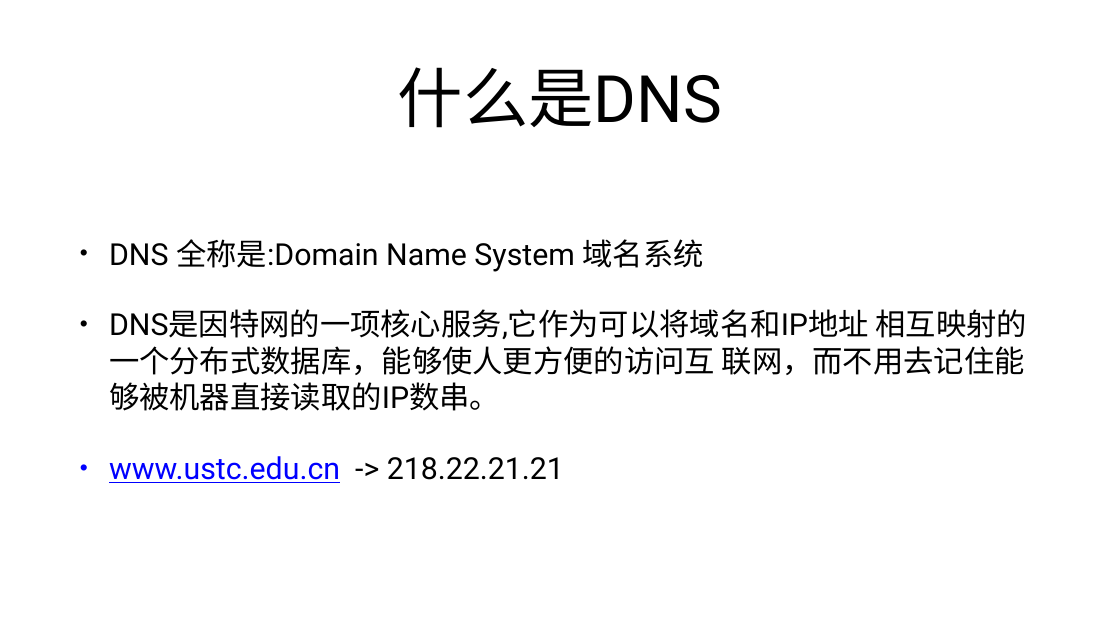
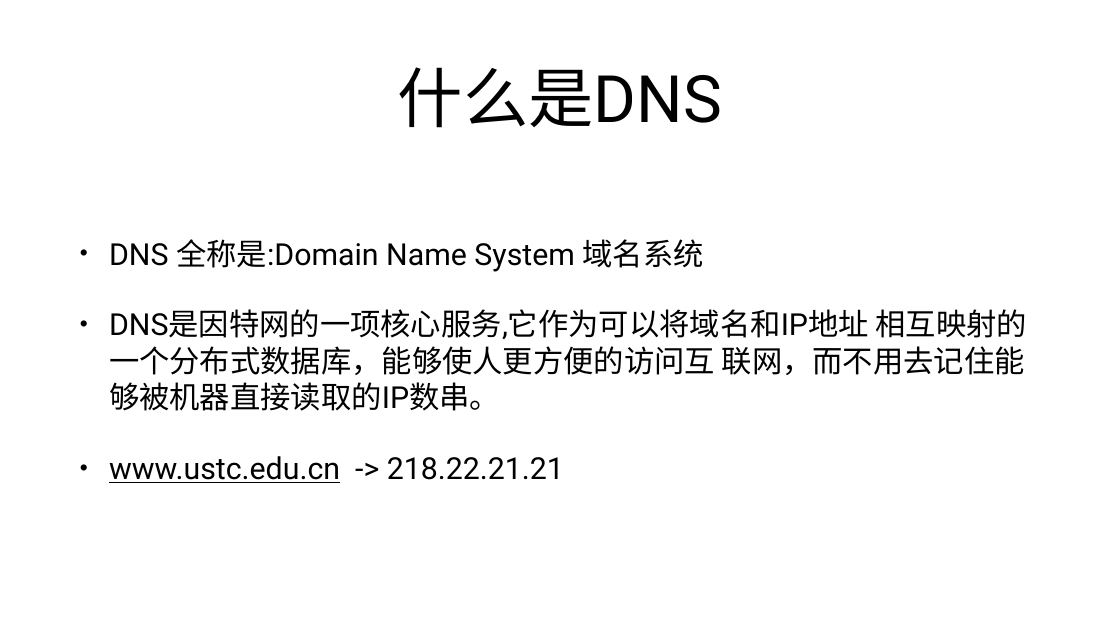
Before and after one commit to mengning/net, a slide deck: slide 2 of lab7/DNS.pptx. Drawn at 1120x630 pixels with LibreOffice and Linux fonts; fonts in the diff are those of the drawing. Boxes give left, top, right and bottom in pixels: in the first picture for what was removed or moved away, otherwise in the second. Text is boxed around its words. In the diff, an @@ line names an element or a change of style, - is before the commit and + after.

Commit message:
modify code style

```diff
--- a/lab7/DNS.pptx
+++ b/lab7/DNS.pptx
@@ text at [109,456,564,483]: text colour #0000FF to #000000 in "www.ustc.edu.cn" @@
```
Also in this commit, not shown: 3 other slides changed.
